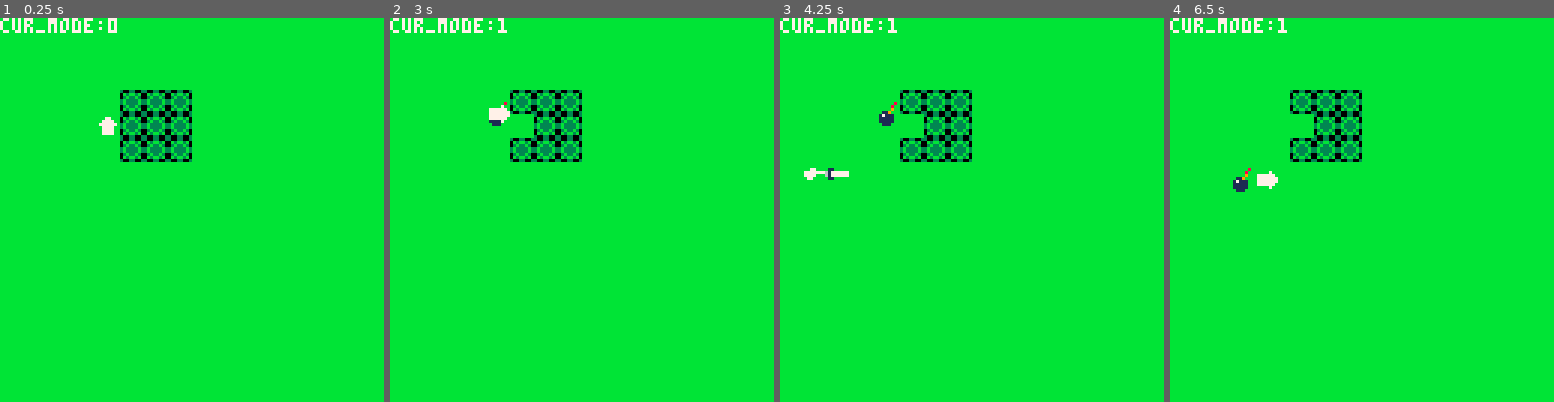
Above: before the commit, frames 1-4 (left to right).
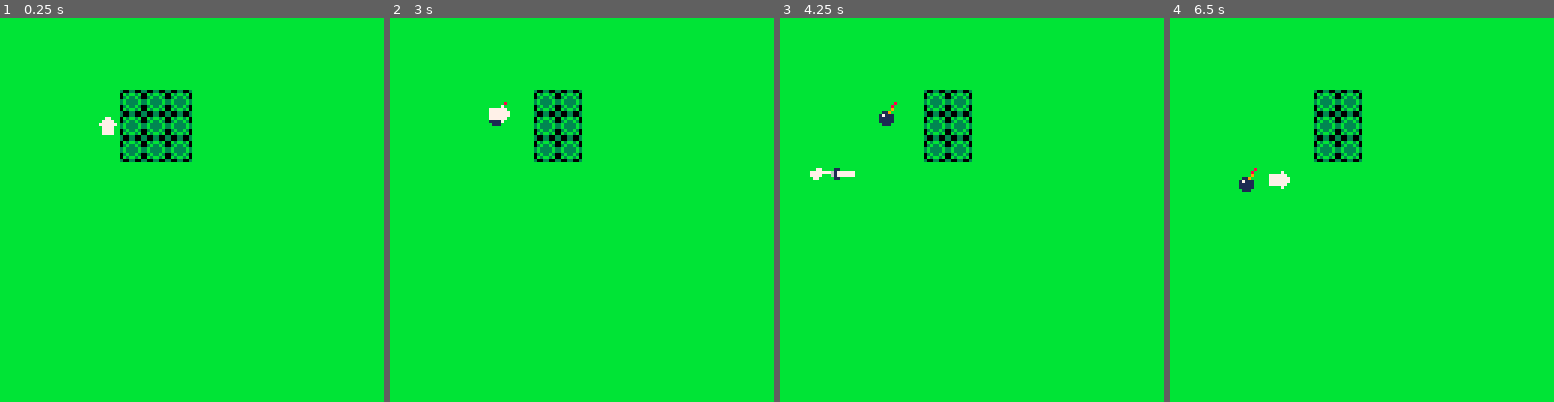
Above: after the commit, the same moments.

Repository: NeonManifest/gecko-sapo-p8
Game: PICO-8 cartridge lua.p8
Two runs of this game, one before a commit and one after it. Both use one fixed random seed, a clock stepped at 60 frames per second and the inputs below.
Inputs:
- Up to frame 1 (0.25 s): no input
- Up to frame 2 (3 s): tap X (X key) at 0.33, 1.07, 1.85, 2.97 s; tap O (Z key) at 0.7, 1.7, 2.1, 2.5, 2.9 s; hold Right 1.6-2.1 s; hold Up 2.15-2.42 s; hold Right from 2.47 s (still down)
- Up to frame 3 (4.25 s): release Right at 3.03 s; hold Left 3.08-3.58 s; tap O (Z key) at 3.3, 3.7, 4.1 s; hold Down 3.63-3.97 s; hold Right from 4.02 s (still down); tap X (X key) at 4.08 s
- Up to frame 4 (6.5 s): tap O (Z key) every 0.4 s from 4.5 to 6.1 s; release Right at 4.68 s; hold Up 4.73-5.03 s; hold Left 5.08-5.68 s; tap X (X key) at 5.2, 6.32 s; hold Down 5.73-6.03 s; hold Right from 6.08 s (still down)

The runs differ from the first frame. In frame 1, 0.5% of the frame differs, in the area x 0-31%, y 0-4%; in frame 2, 1.1%; in frame 3, 1.3%; in frame 4, 1.5%, in the area x 0-38%, y 0-46%.

Commit message:
add bomb exploding things

Diff:
--- a/lua.p8
+++ b/lua.p8
@@ -13,6 +13,7 @@
  lock_timer = 0
  swd_timer = 0
  bmb_timer = 0
+ bmb_cd = 0
  bomb_x = nil
  bomb_y = nil
  ui_offset = 16
@@ -51,6 +52,28 @@
  end
 end
 
+function explode()
+ sfx(0) -- play explosion sound
+ -- static neighbor offsets in tile units
+ local offsets = {
+  {-1, -1}, {0, -1}, {1, -1},
+  {-1, 0},  {0, 0},  {1, 0},
+  {-1, 1},  {0, 1},  {1, 1}
+ }
+ -- convert bomb coordinates to tile coordinates
+ local tx, ty = flr(bomb_x / 8), flr(bomb_y / 8)
+ -- process each neighbor
+ for offset in all(offsets) do
+  local nx, ny = tx + offset[1], ty + offset[2] -- neighbor tile coordinates
+  if nx >= 0 and nx < 128 and ny >= 0 and ny < 128 then -- bounds check
+   local tile = mget(nx, ny)
+   if fget(tile, 1) or fget(tile, 2) then
+    mset(nx, ny, 10) -- update tile to type 11
+   end
+  end
+ end
+end
+
 function _update()
  vx = 0
  vy = 0
@@ -61,6 +84,11 @@
  	swd_timer = 15
  	animation_lock(15)
  elseif btn(❎) and not ❎_pressed and cur_mode == 1 then
+ 	if bomb_x != nil then
+ 		explode()
+ 	end
+ 	❎_pressed = true
+ 	bmb_cd = 15
  	bmb_timer = 60
  	bomb_x = px
  	bomb_y = py
@@ -91,10 +119,17 @@
 			state -= 4
 		end
 	end
+	if bmb_cd > 0 then
+		bmb_cd -= 1
+		if bmb_cd <= 0 then
+			❎_pressed = false
+		end
+	end
  if swd_timer > 0 then
  	cut_grass()
  	swd_timer -= 1
  end
+
  if mode_timer > 0 then
  	mode_timer -= 1
  	if mode_timer <= 0 then
@@ -104,7 +139,7 @@
  if bmb_timer > 0 then
  	bmb_timer -= 1
  	if bmb_timer <= 0 then
- 		sfx(0)
+ 		explode()
  		bomb_x = nil
  		bomb_y = nil
  	end
@@ -121,7 +156,6 @@
 function _draw()
  cls()
  map(0,0,0,0,16,16)
- print("cur_mode:"..cur_mode,0,0,7)
  if swd_timer > 0 then
  	if state == 4 then
  		spr(7,px,py-8)
@@ -144,14 +178,14 @@
  spr(s,px,py,1,1,fx)
 end
 __gfx__
-00000000000000000000000000000000000070000000000000000000000770000000000030033003bbbbbbbb0000000000000000000000000000000000000000
-0000000000077000007777000000070000007000007700000000000000077000000000000b3bb3b0bbbbbbbb0000000000000000000000000000000000000000
-00700700007777000077770007777770000770000777700000770000000770000000011003b33b30bbbbbbbb0000000000000000000000000000000000000000
-0007700007777770007777000777777700777000077770007777777000077000777777163b3333b3bbbbbbbb0000000000000000000000000000000000000000
-0007700000777700077777700777777700777000007770007777000000077000777777163b3333b3bbbbbbbb0000000000000000000000000000000000000000
-00700700007777000077770007777770000770000007700007700000001771000000011003b33b30bbbbbbbb0000000000000000000000000000000000000000
-0000000000777700000770000000070000000000000070000000000000111100000000000b3bb3b0bbbbbbbb0000000000000000000000000000000000000000
-00000000000000000000000000000000000000000000700000000000000660000000000030033003bbbbbbbb0000000000000000000000000000000000000000
+00000000000000000000000000000000000070000000000000000000000770000000000030033003bbbbbbbb5555555500000000000000000000000000000000
+0000000000077000007777000000070000007000007700000000000000077000000000000b3bb3b0bbbbbbbb5555555500000000000000000000000000000000
+00700700007777000077770007777770000770000777700000770000000770000000011003b33b30bbbbbbbb5555555500000000000000000000000000000000
+0007700007777770007777000777777700777000077770007777777000077000777777163b3333b3bbbbbbbb5555555500000000000000000000000000000000
+0007700000777700077777700777777700777000007770007777000000077000777777163b3333b3bbbbbbbb5555555500000000000000000000000000000000
+00700700007777000077770007777770000770000007700007700000001771000000011003b33b30bbbbbbbb5555555500000000000000000000000000000000
+0000000000777700000770000000070000000000000070000000000000111100000000000b3bb3b0bbbbbbbb5555555500000000000000000000000000000000
+00000000000000000000000000000000000000000000700000000000000660000000000030033003bbbbbbbb5555555500000000000000000000000000000000
 00000080000000000000000000000000000000000000000000000000000000000000000000000000000000000000000000000000000000000000000000000000
 00000800000000000000000000000000000000000000000000000000000000000000000000000000000000000000000000000000000000000000000000000000
 00000900000000000000000000000000000000000000000000000000000000000000000000000000000000000000000000000000000000000000000000000000
Not shown, changed: the music (__music__) section of lua.p8
Not shown, changed: the sound effects (__sfx__) section of lua.p8
